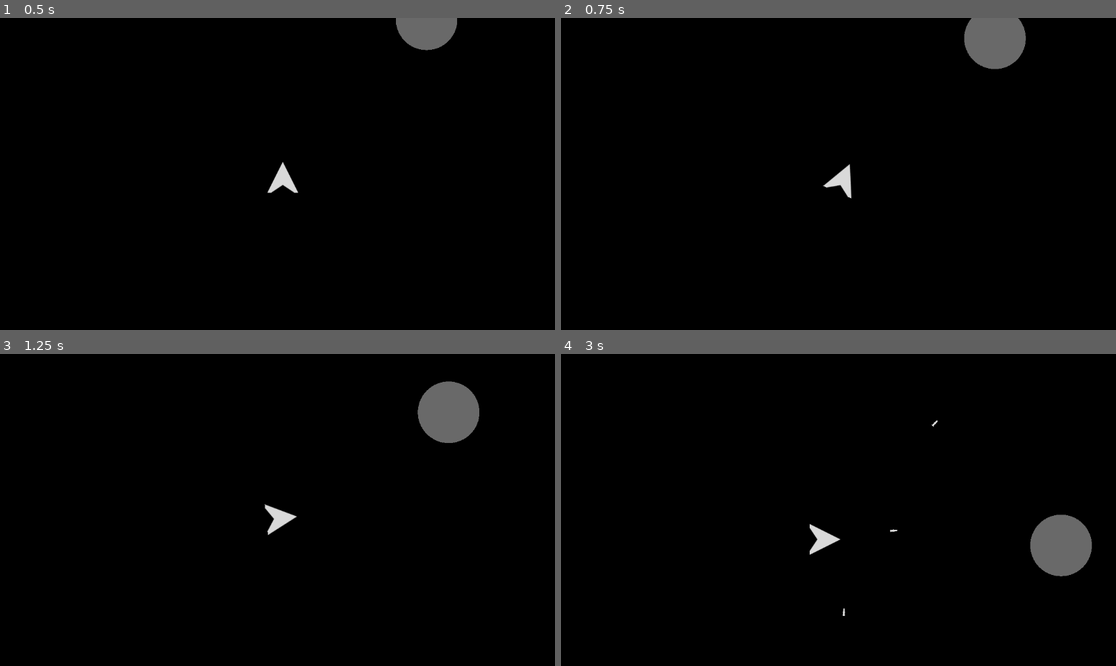
Above: before the commit, frames 1-4 (two rows, left to right).
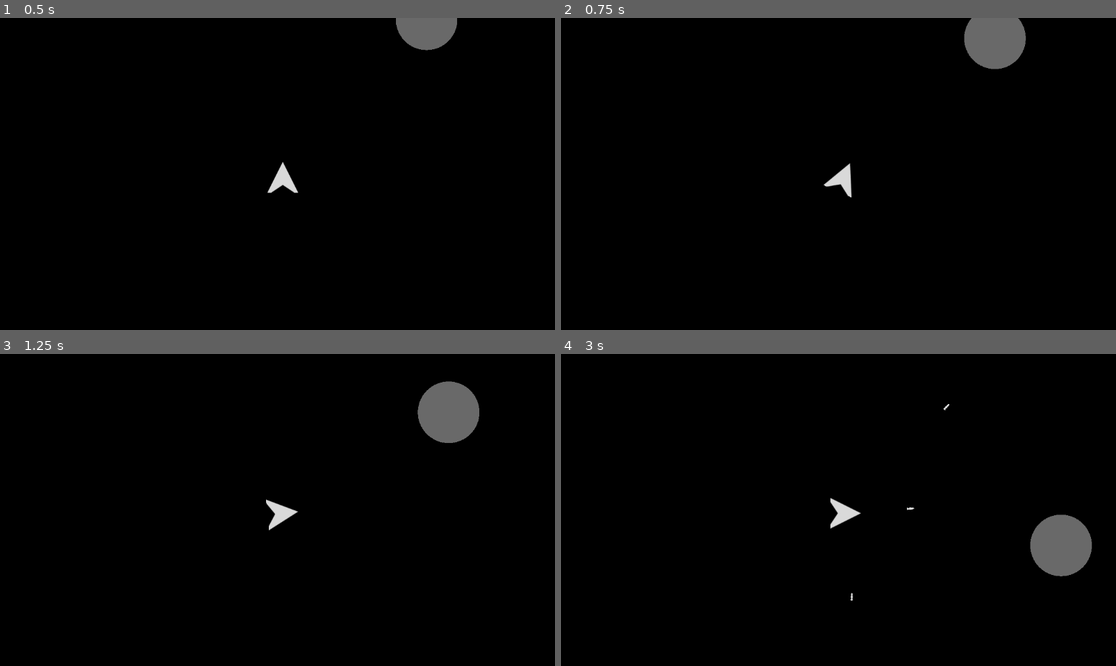
Above: after the commit, the same moments.

Repository: DevlinRocha/asteroids
Game: Godot game, scene res://scenes/main.tscn
Same seed, same stepped clock (60 frames per second), same inputs: the game is played once before the commit and once after it.
Inputs:
- Up to frame 1 (0.5 s): no input
- Up to frame 2 (0.75 s): hold D (right) from 0.53 s (still down); tap S (decelerate) at 0.6 s
- Up to frame 3 (1.25 s): keep holding D (right)
- Up to frame 4 (3 s): release D (right) at 1.28 s; hold A (left) 1.28-2.03 s; tap S (decelerate) at 1.35, 2.3, 2.85 s; hold D (right) 2.03-2.78 s; hold Space (shoot) 2.03-2.78 s; hold W (accelerate) from 2.78 s (still down)

Frame 1 is identical in both runs. In frame 2, less than 0.1% of the frame differs, in the area x 47-53%, y 46-58%; in frame 3, 0.2%; in frame 4, 0.6%, in the area x 44-70%, y 16-84%.

Commit message:
play sound when player ship is accelerating

Diff:
--- a/scenes/player.tscn
+++ b/scenes/player.tscn
@@ -19,3 +19,6 @@
 position = Vector2(0, -27)
 
 [node name="ScreenWrap" parent="." instance=ExtResource("4_wobbm")]
+
+[node name="AudioStreamPlayer" type="AudioStreamPlayer" parent="."]
+bus = &"SFX"
--- a/scripts/player.gd
+++ b/scripts/player.gd
@@ -7,6 +7,11 @@
 const TURN_SPEED = 2.0
 
 @onready var rocket_launcher: RocketLauncher = $RocketLauncher
+@onready var audio_stream_player: AudioStreamPlayer = $AudioStreamPlayer
+
+const SPACESHIP_ACCELERATING_PHASE_1 := preload("res://assets/sfx/spaceship_accelerating/Spaceship Accelerating - Phase 1.wav")
+const SPACESHIP_ACCELERATING_PHASE_2 := preload("res://assets/sfx/spaceship_accelerating/Spaceship Accelerating - Phase 2.wav")
+const SPACESHIP_ACCELERATING_PHASE_3 := preload("res://assets/sfx/spaceship_accelerating/Spaceship Accelerating - Phase 3 (Loop).wav")
 
 
 func _ready() -> void:
@@ -22,8 +27,11 @@
 		rotation_degrees = rotate_toward(global_rotation_degrees, global_rotation_degrees, delta)
 
 	var acceleration := Input.get_axis("accelerate", "decelerate")
-	if acceleration:
+	if acceleration == -1:
+		accelerate()
 		velocity += transform.y * acceleration * SPEED * delta
+	else:
+		audio_stream_player.stop()
 
 	var shooting := Input.is_action_pressed("shoot")
 	if shooting:
@@ -37,3 +45,21 @@
 	var new_explosion := EXPLOSION.instantiate()
 	new_explosion.explode(self)
 	queue_free()
+
+
+func accelerate() -> void:
+	if audio_stream_player.playing:
+		return
+
+	var absolute_velocity = abs(velocity)
+	if absolute_velocity.x > 640 || absolute_velocity.y > 640:
+		audio_stream_player.stream = SPACESHIP_ACCELERATING_PHASE_3
+		audio_stream_player.play()
+		return
+	if absolute_velocity.x > 160 || absolute_velocity.y > 160:
+		audio_stream_player.stream = SPACESHIP_ACCELERATING_PHASE_2
+		audio_stream_player.play()
+		return
+	else:
+		audio_stream_player.stream = SPACESHIP_ACCELERATING_PHASE_1
+		audio_stream_player.play()
